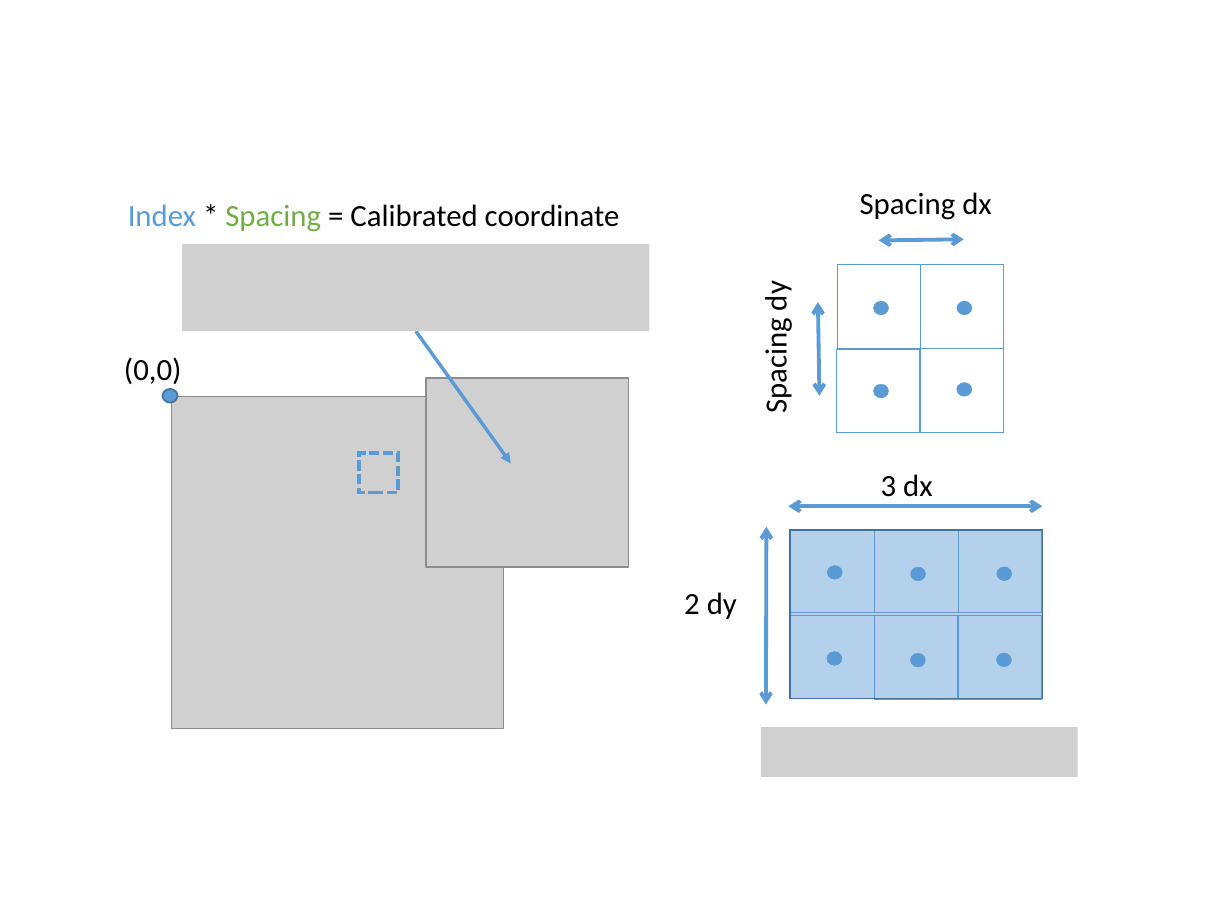
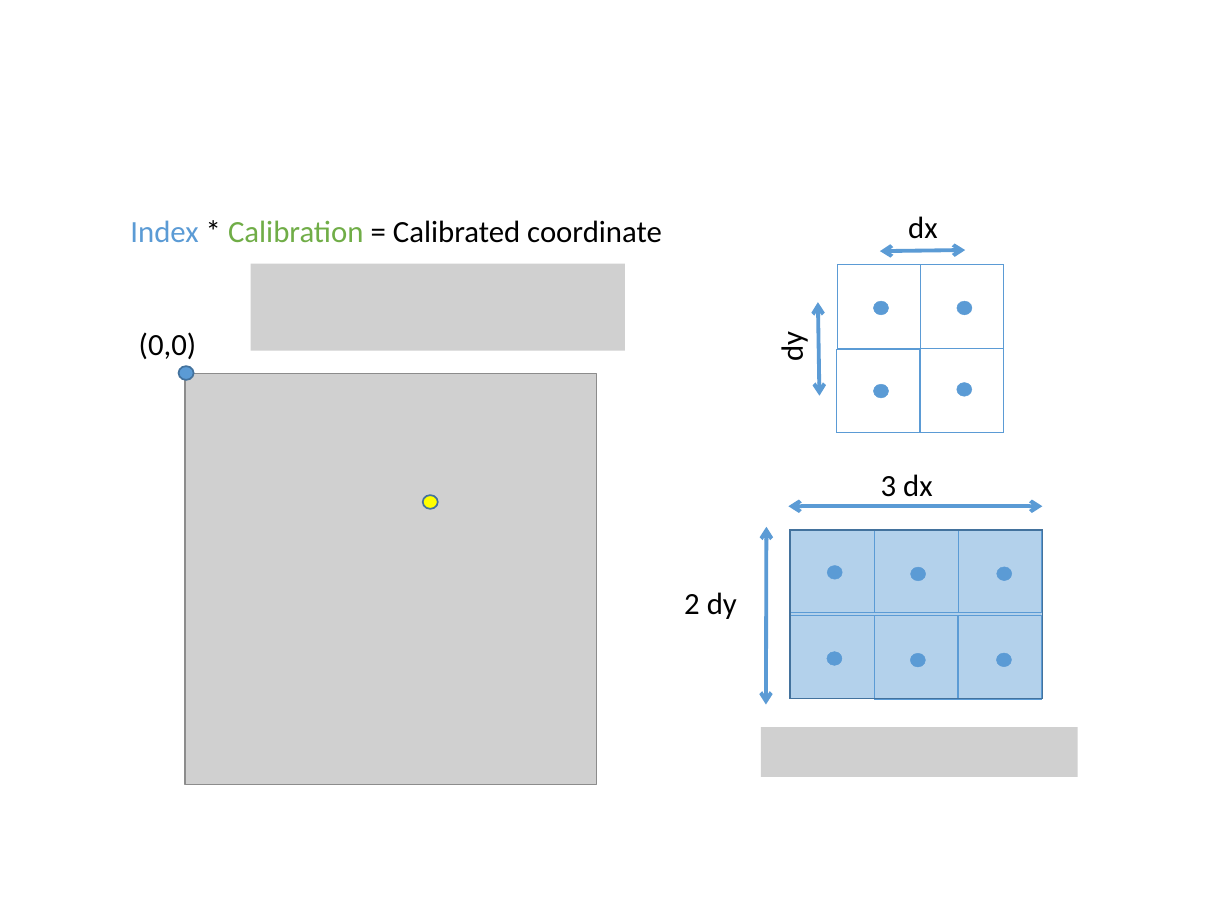
Before and after one commit to NEUBIAS/training-resources, a slide deck: slide 1 of figures/resources/spatial_calibration.pptx. Drawn at 1232x924 pixels with LibreOffice and Linux fonts; fonts in the diff are those of the drawing; grey boxes stand for pictures. Boxes give left, top, right and bottom in pixels: in the first picture for what was removed or moved away, otherwise in the second. Text is boxed around its words. In the diff, an @@ line names an element or a change of style, - is before the commit and + after.

```diff
--- a/figures/resources/spatial_calibration.pptx
+++ b/figures/resources/spatial_calibration.pptx
@@ text at (130, 220, 662, 243): text changed @@
-Index * Spacing = Calibrated coordinate
+Index * Calibration = Calibrated coordinate
@@ text at (908, 216, 937, 239): text changed @@
-Spacing dx
+dx
@@ picture: place and size @@
-picture at (182, 244, 649, 331)
+picture at (250, 264, 625, 351)
@@ double arrow moved from (878, 240) - (963, 239) to (880, 251) - (965, 250) @@
@@ text "(0,0)": place and size @@
-text "(0,0)" at (124, 357, 181, 384)
+text "(0,0)" at (139, 332, 196, 359)
@@ arrow removed from (416, 331) to (511, 463) @@
@@ text at (773, 335, 811, 360): text changed @@
-Spacing dy
+dy
@@ ellipse: place and size @@
-ellipse at (163, 389, 177, 403)
+ellipse at (179, 366, 193, 379)
@@ picture: place and size @@
-picture at (171, 397, 504, 729)
+picture at (185, 373, 596, 785)
@@ picture removed at (426, 378, 630, 567) @@
@@ rectangle removed at (359, 453, 398, 493) @@
@@ ellipse added at (423, 495, 437, 509), fill #FFFF00, outline #43739E 1 pt @@
```
Also in this commit, not shown: 2 other files.
